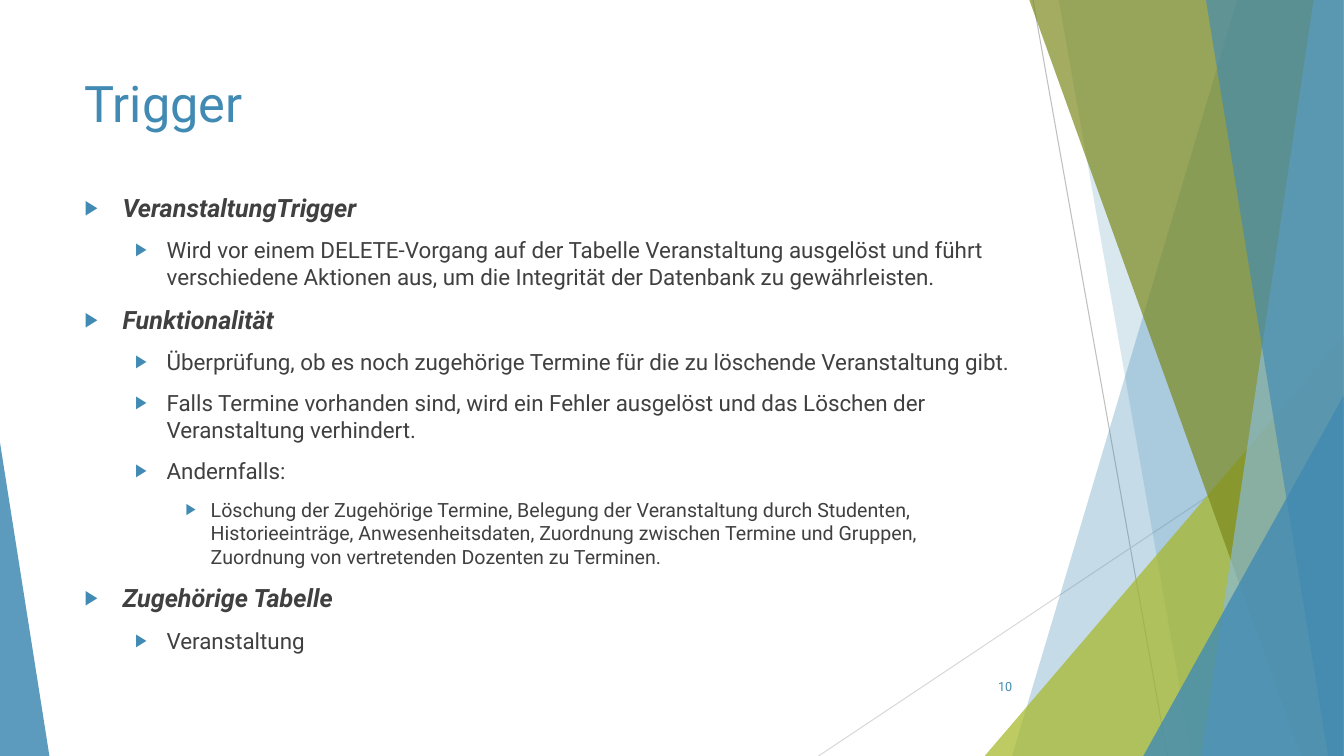
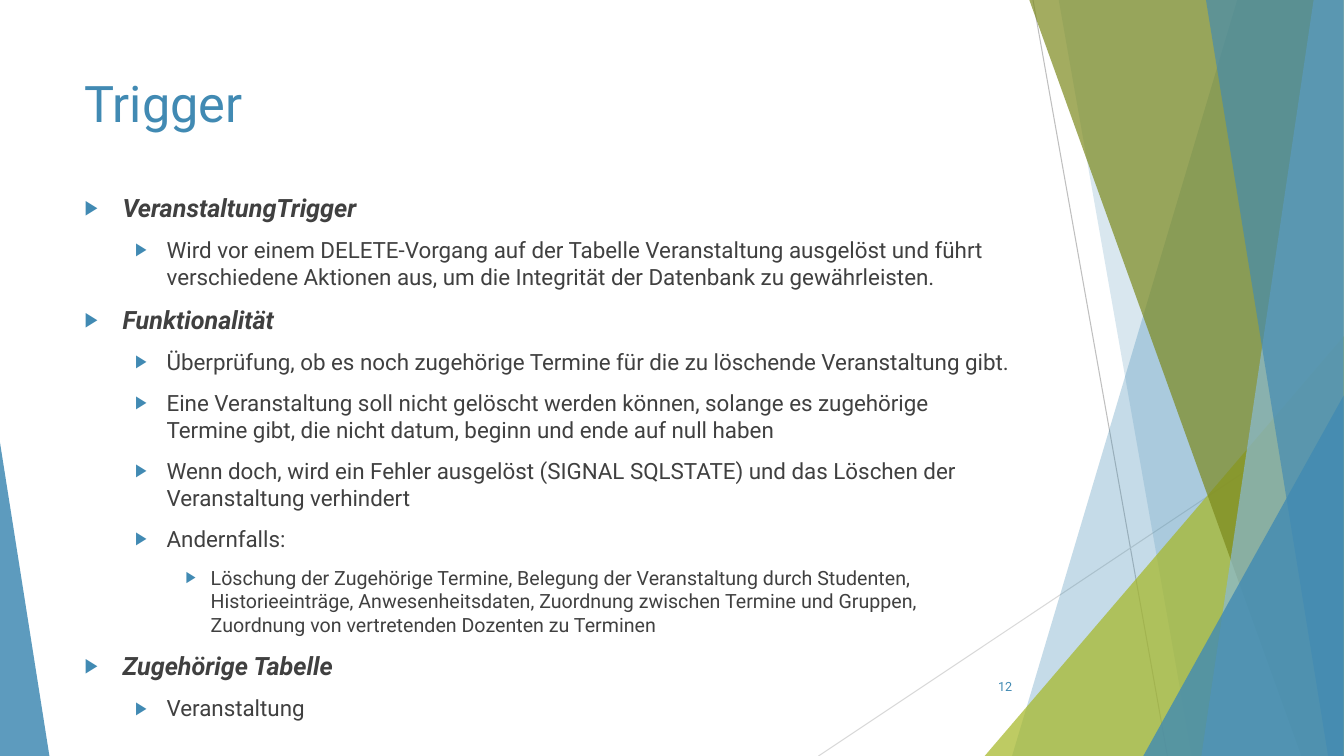
Before and after one commit to ThorbenKonopka/db_WS23_24, a slide deck: slide 12 of Präsentation/Präsentation.pptx (slide 10 before the commit). Drawn at 1344x756 pixels with LibreOffice and Linux fonts; fonts in the diff are those of the drawing. Boxes give left, top, right and bottom in pixels: in the first picture for what was removed or moved away, otherwise in the second. Text is boxed around its words. In the diff, an @@ line names an element or a change of style, - is before the commit and + after.

```diff
--- a/Präsentation/Präsentation.pptx
+++ b/Präsentation/Präsentation.pptx
@@ text at (167, 394, 955, 511): text changed @@
-  ▶ Falls Termine vorhanden sind, wird ein Fehler ausgelöst und das Löschen der Veranstaltung verhindert.
+  ▶ Eine Veranstaltung soll nicht gelöscht werden können, solange es zugehörige Termine gibt, die nicht datum, beginn und ende auf null haben
+  ▶ Wenn doch, wird ein Fehler ausgelöst (SIGNAL SQLSTATE) und das Löschen der Veranstaltung verhindert
@@ text at (211, 570, 917, 636): text changed @@
-    ▶ Löschung der Zugehörige Termine, Belegung der Veranstaltung durch Studenten, Historieeinträge, Anwesenheitsdaten, Zuordnung zwischen Termine und Gruppen, Zuordnung von vertretenden Dozenten zu Terminen.
+    ▶ Löschung der Zugehörige Termine, Belegung der Veranstaltung durch Studenten, Historieeinträge, Anwesenheitsdaten, Zuordnung zwischen Termine und Gruppen, Zuordnung von vertretenden Dozenten zu Terminen
@@ page number at (998, 682, 1012, 691): text changed @@
-10
+12
```
Also in this commit, not shown: 23 other slides changed, 5 slides added, 3 slides removed.
